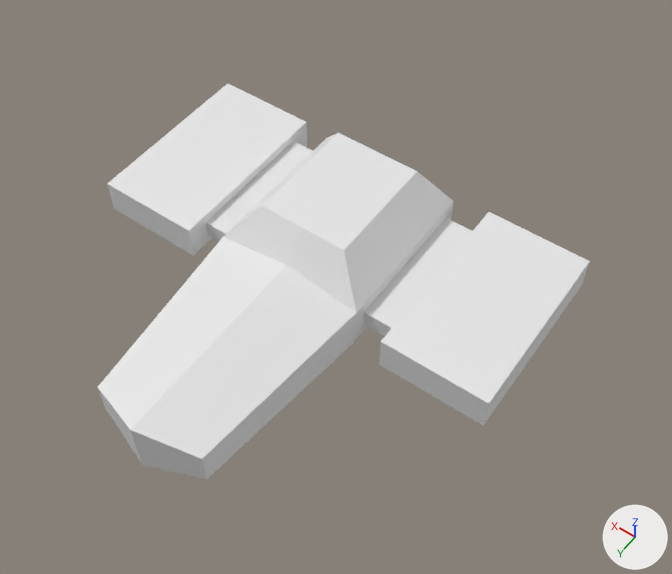
One commit to the FBX model Unity/WeltraumADAC/Assets/Models/Dummyraumschiff.fbx: the scene before it, then after it.
The view is the same before and after, from a 50 mm lens placed at (-6.61, 6.99, 13.4), pointed at (-0.78, -1.15, 0.59). Every picture has the same lights, and +X, +Y and +Z are marked at lower right. Where no turn or scale is listed for an object, it has been applied to the vertices.

Objects in the first picture: 'Dummy-Spaceship'.
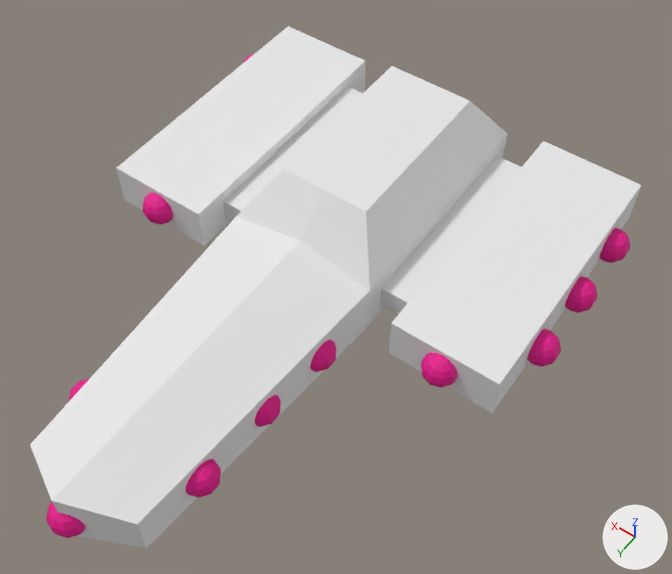
Boxes [x1, y1, x2, y2] around the edits, measured in the pictures (672 x 574 px):
'Dummy-Spaceship', reshaped, rescaled (24% wider, 32% taller): before [98, 83, 590, 479]; after [30, 26, 641, 548]
'DamagePoints', added (pink): after [46, 54, 630, 538]

The change, as a list of edits to the scene's bpy script:
```text
Add mat_material_001:
    mat_material_001 = principled_material('Material.001')
    mat_material_001.base_color = (0.8, 0.0, 0.262)  # pink #e7008c
    mat_material_001.roughness = 0.69
Change me_mesh:
    used by ob_dummy_spaceship; location = (0.0, 0.0, 0.0); rotation_euler = (1.571, 0.0, 0.0), in degrees (90, 0, 0); scale = (1.46, 1.0, 1.0)
    remove me_mesh.from_pydata(...)  # 56 vertices, 54 faces; spans x -2.84..2.84, y -0.3..1.53, z -3.1..4.17
    add me_mesh.from_pydata(...)  # 56 vertices, 54 faces; spans x -4.14..4.14, y -0.37..1.92, z -3.71..4.98
    me_mesh part 1: 56 of 56 vertices moved; they spanned x -2.84..2.84, y -0.3..1.53, z -3.1..4.17 and now span x -4.14..4.14, y -0.37..1.92, z -3.71..4.98; mean shift (0.0, 0.12, 0.35); largest move (-2.84, 0.69, 4.17) -> (-4.14, 0.87, 4.98)
Add me_damagepoints:
    me_damagepoints.from_pydata(...)  # 1296 vertices, 1440 faces; spans x -5.74..3.38, y -9.54..1.94, z -0.47..0.33
    me_damagepoints.materials.append(mat_material_001)  # pink #e7008c
Change ob_dummy_spaceship:
    ob_dummy_spaceship.scale: (1.46, 1.0, 1.0) -> (1.0, 1.0, 1.26)
Add ob_damagepoints:
    ob_damagepoints = bpy.data.objects.new('DamagePoints', me_damagepoints)
    ob_damagepoints.location = (1.18, 2.92, 0.45)
```
